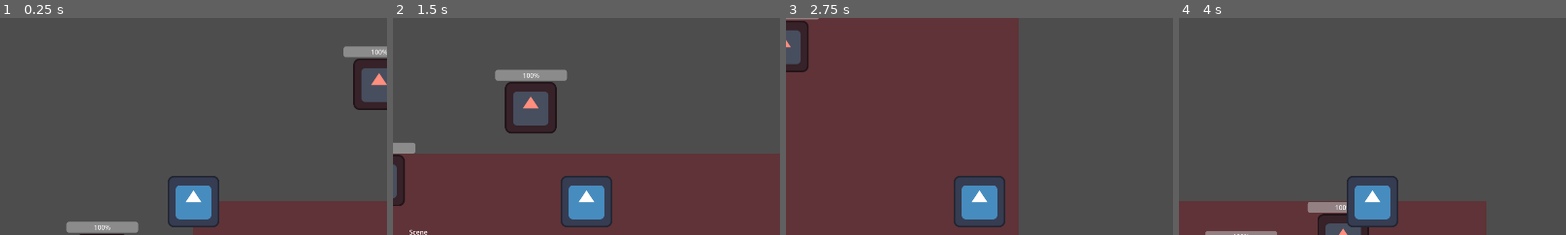
Above: before the commit, frames 1-4 (left to right).
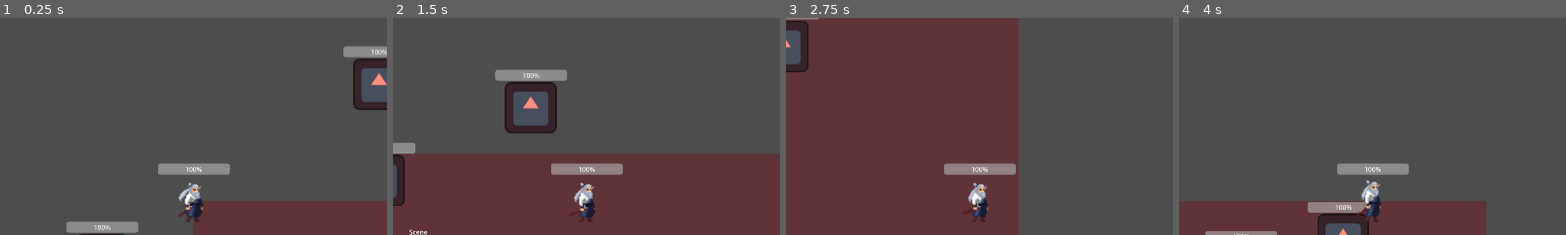
Above: after the commit, the same moments.

Repository: ElanReizas/Adventure_Crawler
Game: Godot game, scene res://Assets/Scenes/room1_f1.tscn
Two runs of this game, one before a commit and one after it. Both use one fixed random seed, a clock stepped at 60 frames per second and the inputs below. The engine's default icon, where the game draws it, is replaced by a stand-in: a white triangle on a blue panel in a dark square.
Inputs (mouse positions are % of the whole screen's width and height, from its top left):
- Up to frame 1 (0.25 s): no input
- Up to frame 2 (1.5 s): move the mouse to (72, 45) at 0.52 s; hold Right (ui_right) 0.53-1.28 s; click (72, 45) at 0.6 s; tap Shift (dodge) at 0.8, 1.35 s; move the mouse to (30, 55) at 1.27 s; hold Down (ui_down) from 1.28 s (still down)
- Up to frame 3 (2.75 s): click (30, 55) at 1.55 s; move the mouse to (60, 28) at 2.02 s; release Down (ui_down) at 2.03 s; hold Right (ui_right) from 2.03 s (still down); click (60, 28) at 2.1 s; tap Shift (dodge) at 2.3 s
- Up to frame 4 (4 s): move the mouse to (45, 70) at 2.77 s; release Right (ui_right) at 2.78 s; hold Up (ui_up) 2.78-3.53 s; tap Shift (dodge) at 2.85, 3.8 s; click (45, 70) at 3.05 s; move the mouse to (80, 65) at 3.52 s; hold Left (ui_left) from 3.53 s (still down); click (80, 65) at 3.6 s
The pictures show only the part of the screen within x 25-75%, y 8-58%; the shares and areas given below are measured in that part.

The runs differ from the first frame. In frame 1, 3.2% of the frame differs, in the area x 40-60%, y 66-97%; in frame 2, 4.1%; in frame 3, 4.1%; in frame 4, 3.4%.

Commit message:
add player sprite

Diff:
--- a/Assets/Scenes/Player.tscn
+++ b/Assets/Scenes/Player.tscn
@@ -1,10 +1,170 @@
-[gd_scene load_steps=7 format=3 uid="uid://bf21l51gif70h"]
+[gd_scene load_steps=26 format=3 uid="uid://bf21l51gif70h"]
 
 [ext_resource type="Script" uid="uid://di402qubv5o6x" path="res://Assets/Scripts/player.gd" id="1_3e2tf"]
-[ext_resource type="Texture2D" uid="uid://dw23l1ghn604q" path="res://icon.svg" id="2_b2ifw"]
+[ext_resource type="Texture2D" uid="uid://d1rp6amlixrp8" path="res://Assets/Sprites/ATTACK 1.png" id="2_aee6e"]
+[ext_resource type="Texture2D" uid="uid://srqmad3sg5t7" path="res://Assets/Sprites/IDLE.png" id="3_e5q2x"]
+
+[sub_resource type="AtlasTexture" id="AtlasTexture_mifcl"]
+atlas = ExtResource("2_aee6e")
+region = Rect2(0, 0, 96, 96)
+
+[sub_resource type="AtlasTexture" id="AtlasTexture_2thea"]
+atlas = ExtResource("2_aee6e")
+region = Rect2(96, 0, 96, 96)
+
+[sub_resource type="AtlasTexture" id="AtlasTexture_jqe1p"]
+atlas = ExtResource("2_aee6e")
+region = Rect2(192, 0, 96, 96)
+
+[sub_resource type="AtlasTexture" id="AtlasTexture_n6g26"]
+atlas = ExtResource("2_aee6e")
+region = Rect2(288, 0, 96, 96)
+
+[sub_resource type="AtlasTexture" id="AtlasTexture_twodr"]
+atlas = ExtResource("2_aee6e")
+region = Rect2(384, 0, 96, 96)
+
+[sub_resource type="AtlasTexture" id="AtlasTexture_y63lr"]
+atlas = ExtResource("2_aee6e")
+region = Rect2(480, 0, 96, 96)
+
+[sub_resource type="AtlasTexture" id="AtlasTexture_jjopo"]
+atlas = ExtResource("2_aee6e")
+region = Rect2(576, 0, 96, 96)
+
+[sub_resource type="AtlasTexture" id="AtlasTexture_evjpc"]
+atlas = ExtResource("3_e5q2x")
+region = Rect2(0, 0, 96, 96)
+
+[sub_resource type="AtlasTexture" id="AtlasTexture_o5e1w"]
+atlas = ExtResource("3_e5q2x")
+region = Rect2(96, 0, 96, 96)
+
+[sub_resource type="AtlasTexture" id="AtlasTexture_6t18s"]
+atlas = ExtResource("3_e5q2x")
+region = Rect2(192, 0, 96, 96)
+
+[sub_resource type="AtlasTexture" id="AtlasTexture_3iaiu"]
+atlas = ExtResource("3_e5q2x")
+region = Rect2(288, 0, 96, 96)
+
+[sub_resource type="AtlasTexture" id="AtlasTexture_ausrs"]
+atlas = ExtResource("3_e5q2x")
+region = Rect2(384, 0, 96, 96)
+
+[sub_resource type="AtlasTexture" id="AtlasTexture_ca55u"]
+atlas = ExtResource("3_e5q2x")
+region = Rect2(480, 0, 96, 96)
+
+[sub_resource type="AtlasTexture" id="AtlasTexture_uxm8m"]
+atlas = ExtResource("3_e5q2x")
+region = Rect2(576, 0, 96, 96)
+
+[sub_resource type="AtlasTexture" id="AtlasTexture_14dmw"]
+atlas = ExtResource("3_e5q2x")
+region = Rect2(672, 0, 96, 96)
+
+[sub_resource type="AtlasTexture" id="AtlasTexture_tslcn"]
+atlas = ExtResource("3_e5q2x")
+region = Rect2(768, 0, 96, 96)
+
+[sub_resource type="AtlasTexture" id="AtlasTexture_oop8g"]
+atlas = ExtResource("3_e5q2x")
+region = Rect2(864, 0, 96, 96)
+
+[sub_resource type="SpriteFrames" id="SpriteFrames_l8l8x"]
+animations = [{
+"frames": [{
+"duration": 1.0,
+"texture": SubResource("AtlasTexture_mifcl")
+}, {
+"duration": 1.0,
+"texture": SubResource("AtlasTexture_2thea")
+}, {
+"duration": 1.0,
+"texture": SubResource("AtlasTexture_jqe1p")
+}, {
+"duration": 1.0,
+"texture": SubResource("AtlasTexture_n6g26")
+}, {
+"duration": 1.0,
+"texture": SubResource("AtlasTexture_twodr")
+}, {
+"duration": 1.0,
+"texture": SubResource("AtlasTexture_y63lr")
+}, {
+"duration": 1.0,
+"texture": SubResource("AtlasTexture_jjopo")
+}],
+"loop": true,
+"name": &"attack",
+"speed": 10.0
+}, {
+"frames": [{
+"duration": 1.0,
+"texture": SubResource("AtlasTexture_evjpc")
+}, {
+"duration": 1.0,
+"texture": SubResource("AtlasTexture_o5e1w")
+}, {
+"duration": 1.0,
+"texture": SubResource("AtlasTexture_6t18s")
+}, {
+"duration": 1.0,
+"texture": SubResource("AtlasTexture_3iaiu")
+}, {
+"duration": 1.0,
+"texture": SubResource("AtlasTexture_ausrs")
+}, {
+"duration": 1.0,
+"texture": SubResource("AtlasTexture_ca55u")
+}, {
+"duration": 1.0,
+"texture": SubResource("AtlasTexture_uxm8m")
+}, {
+"duration": 1.0,
+"texture": SubResource("AtlasTexture_14dmw")
+}, {
+"duration": 1.0,
+"texture": SubResource("AtlasTexture_tslcn")
+}, {
+"duration": 1.0,
+"texture": SubResource("AtlasTexture_oop8g")
+}],
+"loop": true,
+"name": &"idle",
+"speed": 10.0
+}]
 
 [sub_resource type="CircleShape2D" id="CircleShape2D_aee6e"]
-radius = 56.648037
+radius = 43.0
+
+[sub_resource type="Animation" id="Animation_aee6e"]
+length = 0.001
+tracks/0/type = "value"
+tracks/0/imported = false
+tracks/0/enabled = true
+tracks/0/path = NodePath("Label:modulate")
+tracks/0/interp = 1
+tracks/0/loop_wrap = true
+tracks/0/keys = {
+"times": PackedFloat32Array(0),
+"transitions": PackedFloat32Array(1),
+"update": 0,
+"values": [Color(1, 1, 1, 0)]
+}
+tracks/1/type = "value"
+tracks/1/imported = false
+tracks/1/enabled = true
+tracks/1/path = NodePath("Label:position")
+tracks/1/interp = 1
+tracks/1/loop_wrap = true
+tracks/1/keys = {
+"times": PackedFloat32Array(0),
+"transitions": PackedFloat32Array(1),
+"update": 0,
+"values": [Vector2(-46, -111)]
+}
 
 [sub_resource type="Animation" id="Animation_b2ifw"]
 resource_name = "crit"
@@ -34,33 +194,6 @@
 "values": [Vector2(-46, -69), Vector2(-46, -131)]
 }
 
-[sub_resource type="Animation" id="Animation_aee6e"]
-length = 0.001
-tracks/0/type = "value"
-tracks/0/imported = false
-tracks/0/enabled = true
-tracks/0/path = NodePath("Label:modulate")
-tracks/0/interp = 1
-tracks/0/loop_wrap = true
-tracks/0/keys = {
-"times": PackedFloat32Array(0),
-"transitions": PackedFloat32Array(1),
-"update": 0,
-"values": [Color(1, 1, 1, 0)]
-}
-tracks/1/type = "value"
-tracks/1/imported = false
-tracks/1/enabled = true
-tracks/1/path = NodePath("Label:position")
-tracks/1/interp = 1
-tracks/1/loop_wrap = true
-tracks/1/keys = {
-"times": PackedFloat32Array(0),
-"transitions": PackedFloat32Array(1),
-"update": 0,
-"values": [Vector2(-46, -111)]
-}
-
 [sub_resource type="AnimationLibrary" id="AnimationLibrary_aee6e"]
 _data = {
 &"RESET": SubResource("Animation_aee6e"),
@@ -71,8 +204,13 @@
 z_index = 1
 script = ExtResource("1_3e2tf")
 
-[node name="Sprite2D" type="Sprite2D" parent="."]
-texture = ExtResource("2_b2ifw")
+[node name="Sprite2D" type="AnimatedSprite2D" parent="."]
+position = Vector2(-3, -49)
+scale = Vector2(3, 3)
+sprite_frames = SubResource("SpriteFrames_l8l8x")
+animation = &"idle"
+autoplay = "idle"
+frame_progress = 0.26635775
 
 [node name="CollisionShape2D" type="CollisionShape2D" parent="."]
 shape = SubResource("CircleShape2D_aee6e")
@@ -92,3 +230,10 @@
 libraries = {
 &"": SubResource("AnimationLibrary_aee6e")
 }
+
+[node name="HealthBar" type="ProgressBar" parent="."]
+offset_left = -88.0
+offset_top = -94.0
+offset_right = 90.0
+offset_bottom = -67.0
+metadata/_edit_use_anchors_ = true
--- a/Assets/Scripts/player.gd
+++ b/Assets/Scripts/player.gd
@@ -6,9 +6,6 @@
 @export var dodge_speed: int = 800
 @export var dodge_time: float = 0.5
 var current_dodge_time: float = 0
-@export var dodge_duplicate_time: float = 0.05
-var current_dodge_duplicate_time: float = 0
-@export var duplicate_life_time: float = 0.3
 var is_dodging = false
 
 @export var melee_attack_range: int = 200
@@ -21,9 +18,18 @@
 
 @onready var animation_player: AnimationPlayer = $AnimationPlayer
 
+var max_health: int = 100
+@export var current_player_health: int
+@onready var health_bar: ProgressBar = $HealthBar
+
+
 func _ready():
+	current_player_health = max_health
+	health_bar.max_value = max_health
+	health_bar.value = current_player_health
 	#added player to group of players to be referenced by external scripts
 	add_to_group("player")
+
 func _physics_process(_delta: float) -> void:
 	var input_vector = Vector2.ZERO
 	input_vector.x = Input.get_action_strength("ui_right") - Input.get_action_strength("ui_left")
@@ -66,6 +72,7 @@
 
 
 func attack():
+		$AnimationPlayer.play("attack")
 		for enemy in get_tree().get_nodes_in_group("enemies"):
 			if position.distance_to(enemy.position) <= melee_attack_range:
 				var damage = attack_damage
@@ -75,3 +82,11 @@
 					print("CRIT!!!!")
 
 				enemy.take_damage(damage)
+
+
+func take_damage(amount: int) -> void:
+	current_player_health = max(current_player_health - amount, 0)
+	health_bar.value = current_player_health
+
+func die():
+	queue_free()
Binary file added: Assets/Sprites/ATTACK 1.png
Not shown, added: Assets/Sprites/ATTACK 1.png.import
Binary file added: Assets/Sprites/IDLE.png
Not shown, added: Assets/Sprites/IDLE.png.import
